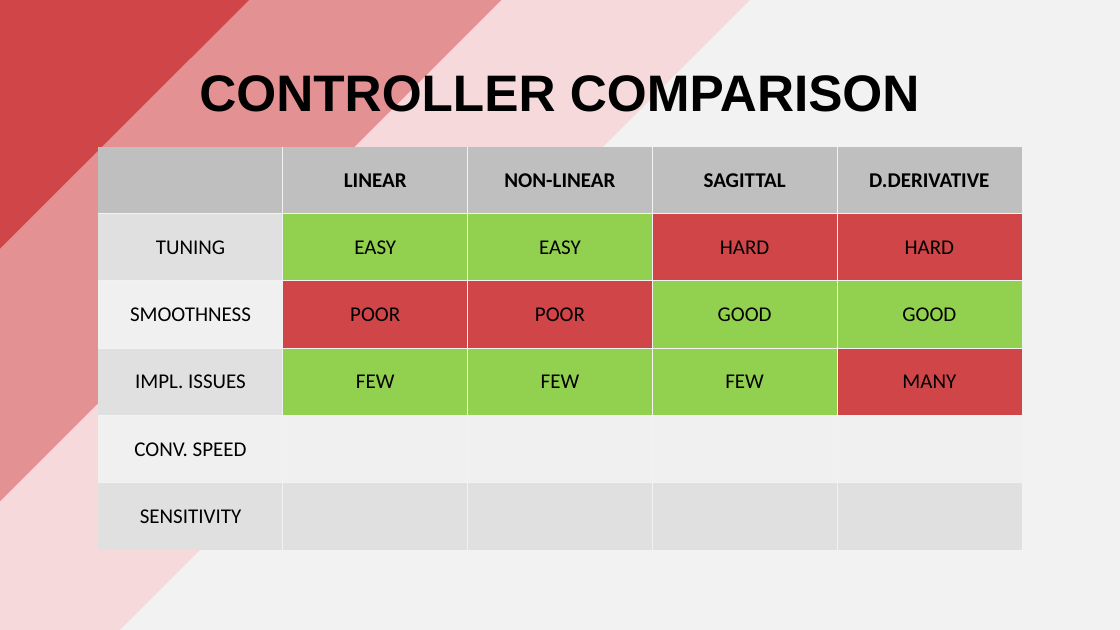
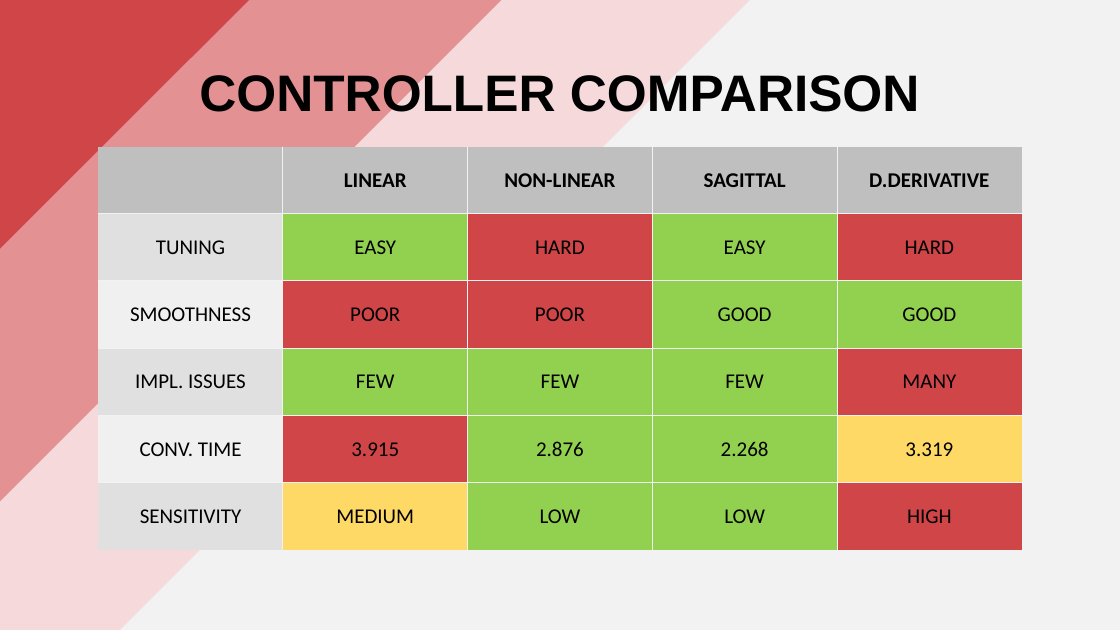
Before and after one commit to PippoGot/R-C2, a slide deck: slide 30 of documentation/presentation.pptx. Drawn at 1120x630 pixels with LibreOffice and Linux fonts; fonts in the diff are those of the drawing. Boxes give left, top, right and bottom in pixels: in the first picture for what was removed or moved away, otherwise in the second. Text is boxed around its words. In the diff, an @@ line names an element or a change of style, - is before the commit and + after.

```diff
--- a/documentation/presentation.pptx
+++ b/documentation/presentation.pptx
@@ table at (x1=98, y1=146, x2=1023, y2=549) @@
-row 2, column 3: EASY
+row 2, column 3: HARD
-row 2, column 4: HARD
+row 2, column 4: EASY
-row 5: CONV. SPEED |  |  |  | 
+row 5: CONV. TIME | 3.915 | 2.876 | 2.268 | 3.319
-row 6: SENSITIVITY |  |  |  | 
+row 6: SENSITIVITY | MEDIUM | LOW | LOW | HIGH
@@ fill #92D050 to #CF4548 in row 2, column 3 @@
@@ fill #CF4548 to #92D050 in row 2, column 4 @@
@@ fill #F0F0F0 to #CF4548 in row 5, column 2 @@
@@ fill #F0F0F0 to #92D050 in 2 cells @@
@@ fill #F0F0F0 to #FFD966 in row 5, column 5 @@
@@ fill #E1E1E1 to #FFD966 in row 6, column 2 @@
@@ fill #E1E1E1 to #92D050 in 2 cells @@
@@ fill #E1E1E1 to #CF4548 in row 6, column 5 @@
```
Also in this commit, not shown: 8 other slides changed, 6 other files.
